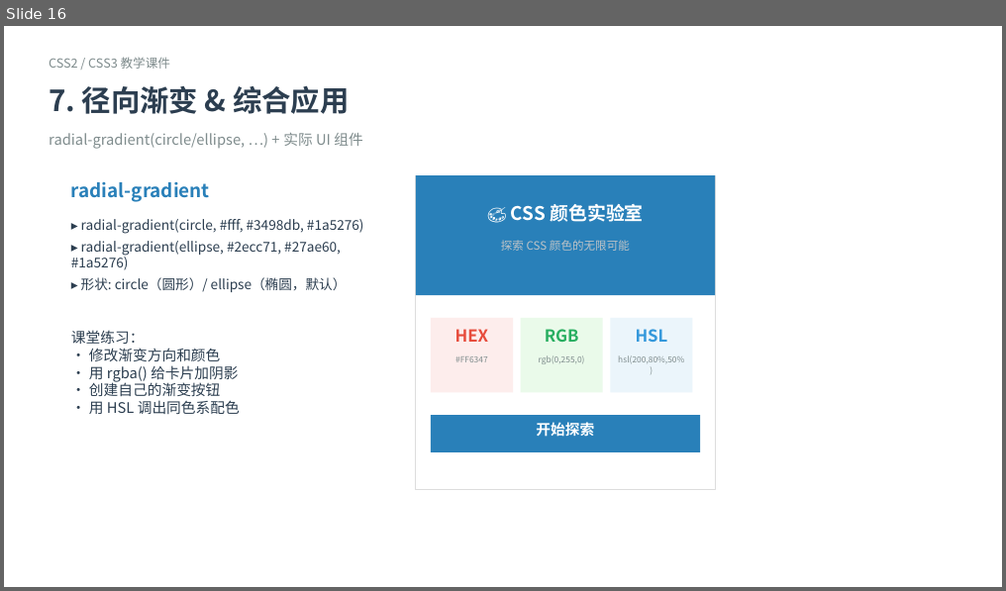
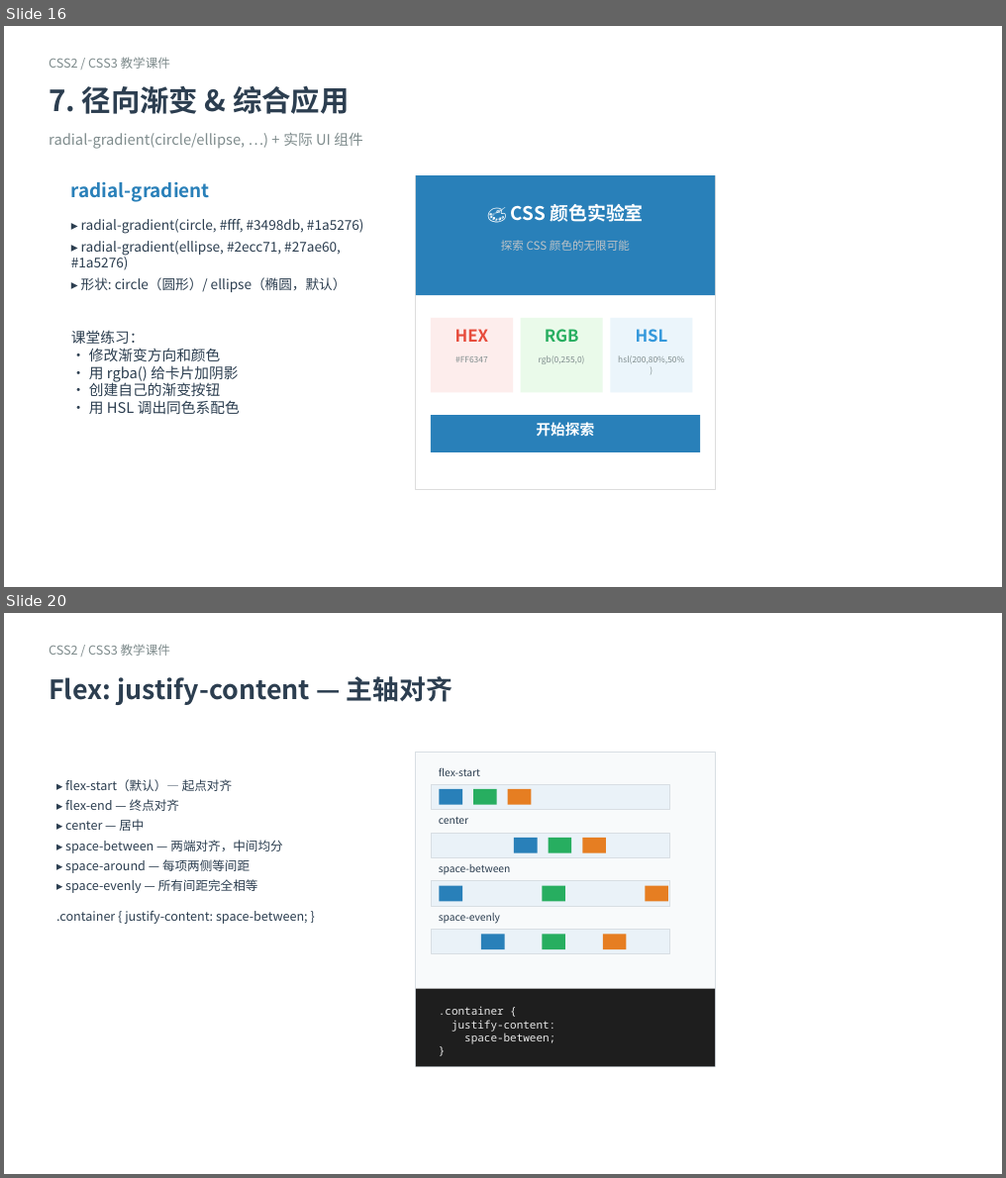
Before and after one commit to cxsun123/frontend-tutorial, a slide deck: CSS2_CSS3.pptx. Shown one above the other, each under a label of ours: slide 16 before the commit, slides 16 and 20 after it; the slides between them are not shown. The pictures are 1006x591 and 1006x1178 pixels, drawn with LibreOffice and Linux fonts; fonts in the diff are those of the drawing. Boxes give left, top, right and bottom in pixels: in the first picture for what was removed or moved away, otherwise in the second. Text is boxed around its words. In the diff, an @@ line names an element or a change of style, - is before the commit and + after.

Commit message:
feat: add TypeScript examples, syntax highlighting, and Docker support
- Added 7 TypeScript demo files with syntax highlighting (01-07)
- Added HTML versions of TS examples with Highlight.js
- Added CSS3 enhanced examples (08-css3.html)
- Updated CSS examples (04-layout, 05-flex-grid, 06-responsive, 07-effects)
- Added TypeScript_Introduction.pptx
- Added Dockerfile and .dockerignore for deployment
- Updated README with Bun/Python/Docker instructions
- Fixed example-playground.js getInlineStyles() to exclude head styles
- Updated index.html with TypeScript card

```diff
--- a/CSS2_CSS3.pptx
+++ b/CSS2_CSS3.pptx
@@ slide 20 added at (4,613,1002,1174), background #FFFFFF @@
@@ text added at (49,644,170,656), 12 pt, text #7F8C8D @@
+CSS2 / CSS3 教学课件
@@ text added at (49,676,452,705), 25.5 pt, text #2C3E50, bold @@
+Flex: justify-content — 主轴对齐
@@ rectangle added at (416,752,715,1066), fill #F8FAFB, outline #D8DEE3 0.9 pt @@
@@ text added at (56,779,308,924), 12 pt, text #2C3E50 @@
+▸ flex-start（默认）— 起点对齐
+▸ flex-end — 终点对齐
+▸ center — 居中
+▸ space-between — 两端对齐，中间均分
+▸ space-around — 每项两侧等间距
+▸ space-evenly — 所有间距完全相等
+.container { justify-content: space-between; }
@@ rectangle added at (432,784,670,809), fill #EAF2F8, outline #D8DEE3 0.9 pt @@
@@ text added at (439,767,480,776), 9.8 pt, text #2C3E50 @@
+flex-start
@@ rectangle added at (439,789,462,805), fill #2980B9 @@
@@ rectangle added at (473,789,497,805), fill #27AE60 @@
@@ rectangle added at (508,789,531,805), fill #E67E22 @@
@@ text added at (439,817,468,824), 9.8 pt, text #2C3E50 @@
+center
@@ rectangle added at (432,833,670,858), fill #EAF2F8, outline #D8DEE3 0.9 pt @@
@@ rectangle added at (514,838,537,854), fill #2980B9 @@
@@ rectangle added at (548,838,571,854), fill #27AE60 @@
@@ rectangle added at (583,838,606,854), fill #E67E22 @@
@@ text added at (439,864,510,874), 9.8 pt, text #2C3E50 @@
+space-between
@@ rectangle added at (432,881,670,906), fill #EAF2F8, outline #D8DEE3 0.9 pt @@
@@ rectangle added at (439,886,462,902), fill #2980B9 @@
@@ rectangle added at (543,886,565,902), fill #27AE60 @@
@@ rectangle added at (645,886,668,902), fill #E67E22 @@
@@ rectangle added at (432,930,670,955), fill #EAF2F8, outline #D8DEE3 0.9 pt @@
@@ text added at (439,913,500,924), 9.8 pt, text #2C3E50 @@
+space-evenly
@@ rectangle added at (481,934,505,950), fill #2980B9 @@
@@ rectangle added at (543,934,565,950), fill #27AE60 @@
@@ rectangle added at (603,934,626,950), fill #E67E22 @@
@@ rectangle added at (416,989,715,1066), fill #1E1E1E @@
@@ text added at (439,1006,555,1045), 10.5 pt, text #E8E8E8 @@
+.container {
+justify-content:
+space-between;
+}
```
Also in this commit, not shown: 57 other slides added, 49 other files.
